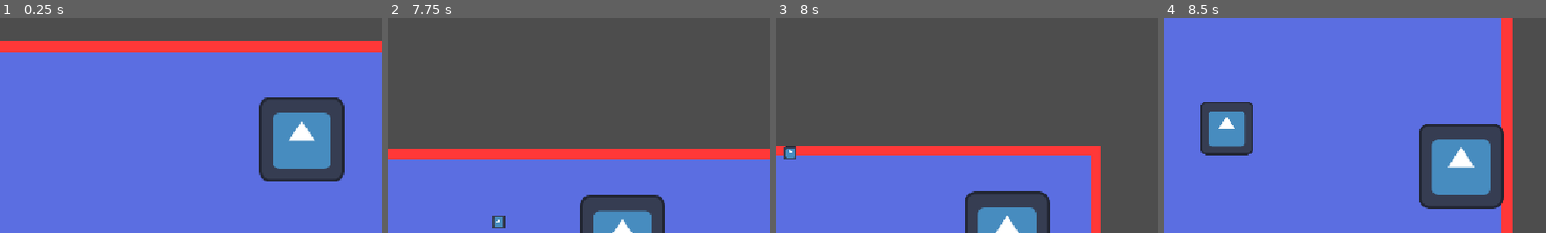
Above: before the commit, frames 1-4 (left to right).
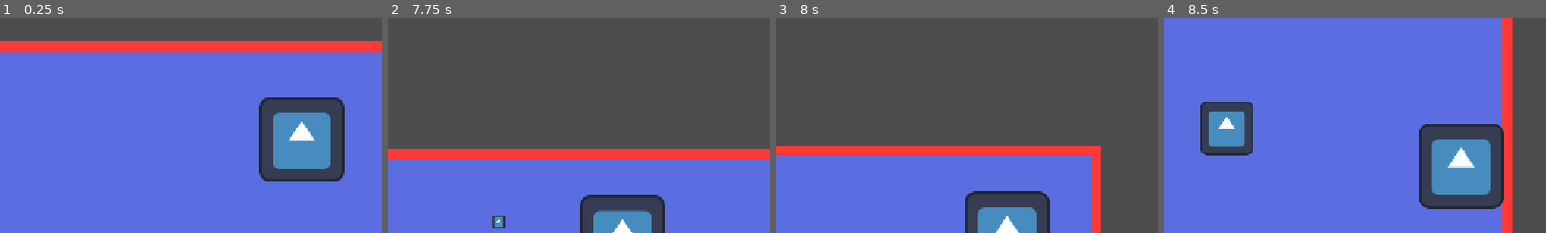
Above: after the commit, the same moments.

Repository: icarus-child/ASJ2026
Game: Godot game, scene res://main.tscn
The game is run twice, just before and just after one commit, with the same random seed, the same clock (stepped at 60 frames per second) and the same inputs. The engine's default icon, where the game draws it, is replaced by a stand-in: a white triangle on a blue panel in a dark square.
Inputs:
- Up to frame 1 (0.25 s): no input
- Up to frame 2 (7.75 s): hold D (move_right) 0.53-1.28 s; hold S (move_down) 1.28-2.03 s; hold D (move_right) 2.03-2.78 s; hold W (move_up) 2.78-3.53 s; hold A (move_left) 3.53-5.03 s; hold S (move_down) 5.03-5.78 s; hold D (move_right) 5.78-6.53 s; hold W (move_up) 6.53-7.28 s; hold D (move_right) from 7.28 s (still down)
- Up to frame 3 (8 s): keep holding D (move_right)
- Up to frame 4 (8.5 s): release D (move_right) at 8.03 s; hold S (move_down) from 8.03 s (still down)
The pictures show only the part of the screen within x 10-60%, y 0-50%; the shares and areas given below are measured in that part.

Frames 1-2 are identical in both runs. In frame 3, 0.2% of the frame differs, in the area x 2-6%, y 59-66%; in frame 4, nothing differs.

Commit message:
allow projectiles to hit tilemaplayer

Diff:
--- a/enemies/test_projectile.gd
+++ b/enemies/test_projectile.gd
@@ -10,8 +10,8 @@
 	body_entered.connect(_on_body_enter)
 
 
-func _on_body_enter(body: CollisionObject2D) -> void:
-	assert(body is Player or body is StaticBody2D, "unexpected collision with %s" % body.name)
+func _on_body_enter(body: Node2D) -> void:
+	assert(body is Player or body is TileMapLayer, "unexpected collision with %s" % body.name)
 	if body is Player:
 		var player := body as Player
 		player.recieve_attack()
--- a/main.tscn
+++ b/main.tscn
@@ -28,7 +28,8 @@
 2:2/0/physics_layer_0/polygon_0/points = PackedVector2Array(-8, -8, 8, -8, 8, 8, -8, 8)
 
 [sub_resource type="TileSet" id="TileSet_7mycd"]
-physics_layer_0/collision_layer = 1
+physics_layer_0/collision_layer = 256
+physics_layer_0/collision_mask = 0
 sources/0 = SubResource("TileSetAtlasSource_lquwl")
 
 [node name="Node2D" type="Node2D" unique_id=895117885]
